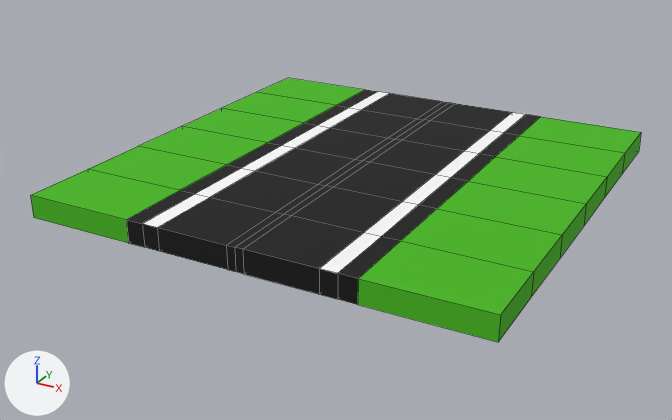
An edit to the FBX model Assets/_game/Assets/Models/halfroad_export.fbx, drawn before and after from the same camera.
The view is the same before and after, from a camera (50 mm lens) standing at (17.7, -34.6, 15.1) and looking at (-0.7, -1.2, -1.6). The lights are fixed; the arrows at lower left show +X, +Y and +Z. Mesh edges are drawn as thin lines.

The scene before the commit, as lines of its bpy script (objects in view):
```python
mat_material_002 = principled_material('Material.002')
mat_material_002.base_color = (0.0626, 0.48, 0.00897)  # green #47b818
mat_material_002.roughness = 1.0
me_cube_001 = bpy.data.meshes.new('Cube.001')
me_cube_001.from_pydata(...)  # 154 vertices, 152 faces; spans x -10.0..10.0, y -10.0..10.0, z -0.5..0.5
# faces by material slot: [100, 12, 40]
me_cube_001.materials.append(mat_material_005)  # black #000000
me_cube_001.materials.append(mat_materialw_002)  # white #ffffff
me_cube_001.materials.append(mat_material_002)  # green #47b818
ob_cube_004 = bpy.data.objects.new('Cube.004', me_cube_001)
ob_cube_004.location = (0.0, 0.0, 0.0)
```
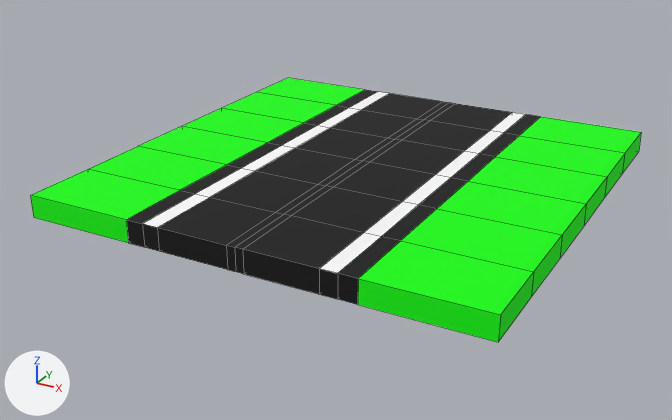
Edits to the bpy script that builds the scene:
```text
Change mat_material_002:
    mat_material_002.base_color: (0.0626, 0.48, 0.00897) -> (0.00304, 1.0, 0.0)  # green #47b818 -> green #0aff00
```

Pixel boxes (x1, y1, x2, y2) of what changed, in the pictures (672 x 420 px):
'Cube.004', recoloured: (31, 78, 641, 342) in both
